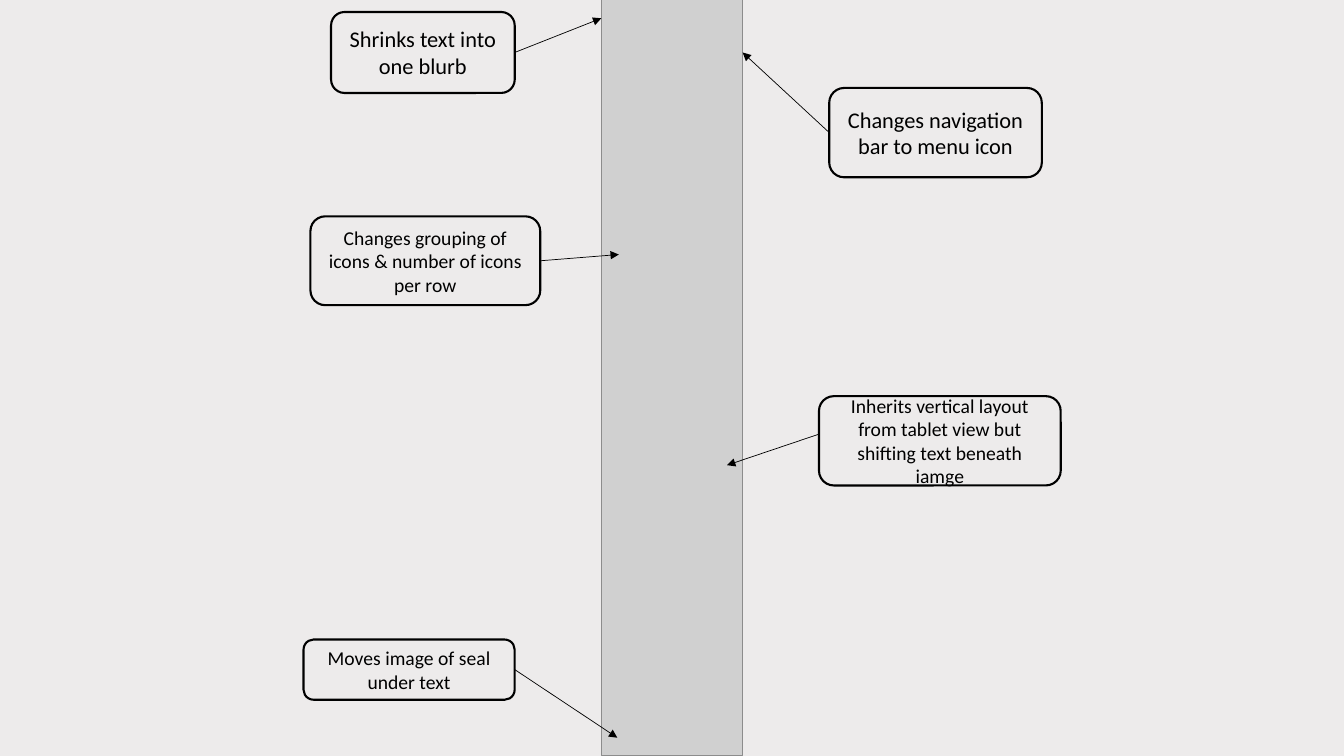
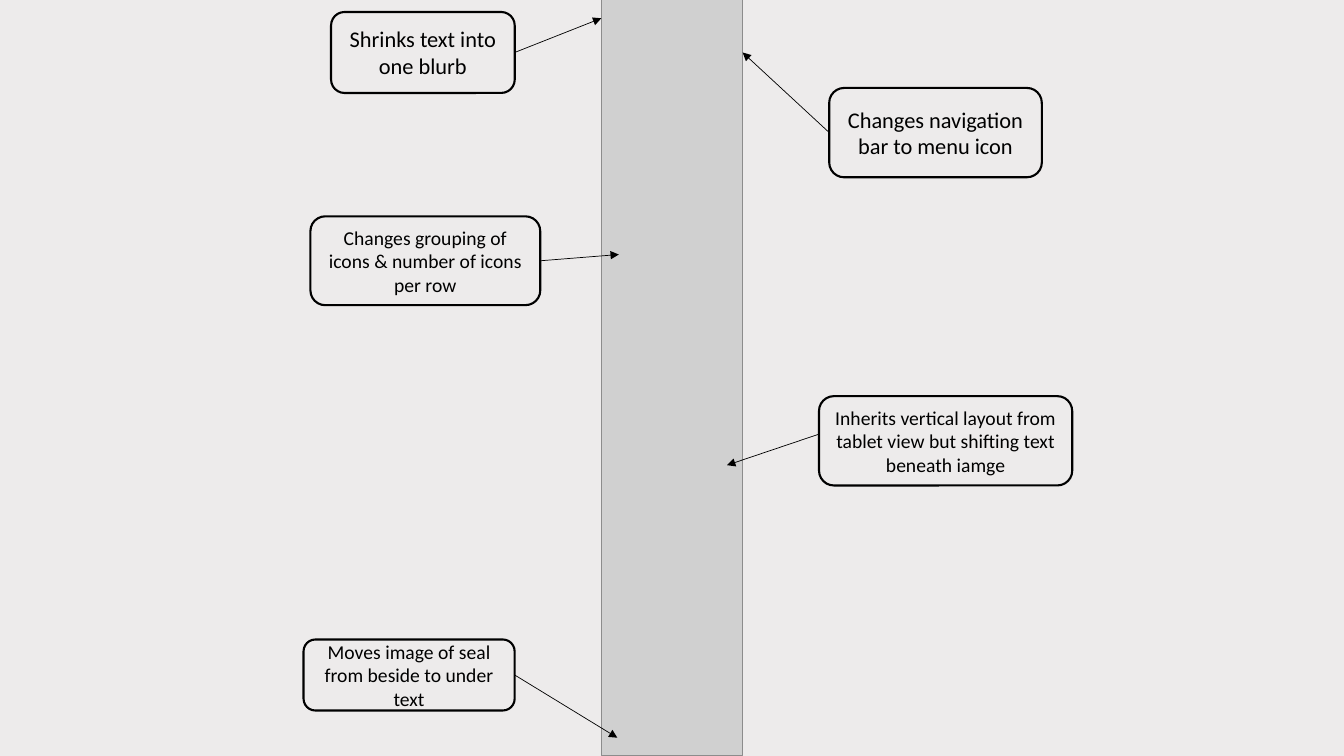
Before and after one commit to bfishy/redesign, a slide deck: slide 6 of styles.pptx. Drawn at 1344x756 pixels with LibreOffice and Linux fonts; fonts in the diff are those of the drawing; grey boxes stand for pictures. Boxes give left, top, right and bottom in pixels: in the first picture for what was removed or moved away, otherwise in the second. Text is boxed around its words. In the diff, an @@ line names an element or a change of style, - is before the commit and + after.

```diff
--- a/styles.pptx
+++ b/styles.pptx
@@ rounded rectangle "Inherits vertical layout from tablet ...": place and size @@
-rounded rectangle "Inherits vertical layout from tablet ..." at bbox=[820, 396, 1062, 486]
+rounded rectangle "Inherits vertical layout from tablet ..." at bbox=[820, 396, 1073, 486]
@@ rounded rectangle "Moves image of seal from ...": place and size @@
-rounded rectangle "Moves image of seal from ..." at bbox=[303, 639, 514, 700]
+rounded rectangle "Moves image of seal from ..." at bbox=[303, 639, 514, 710]
@@ text in rounded rectangle at bbox=[325, 645, 493, 712]: text changed @@
-Moves image of seal under text
+Moves image of seal from beside to under text
@@ arrow moved from (515, 669) - (617, 738) to (515, 676) - (617, 738) @@
```
Also in this commit, not shown: 4 other slides changed, 6 other files.
